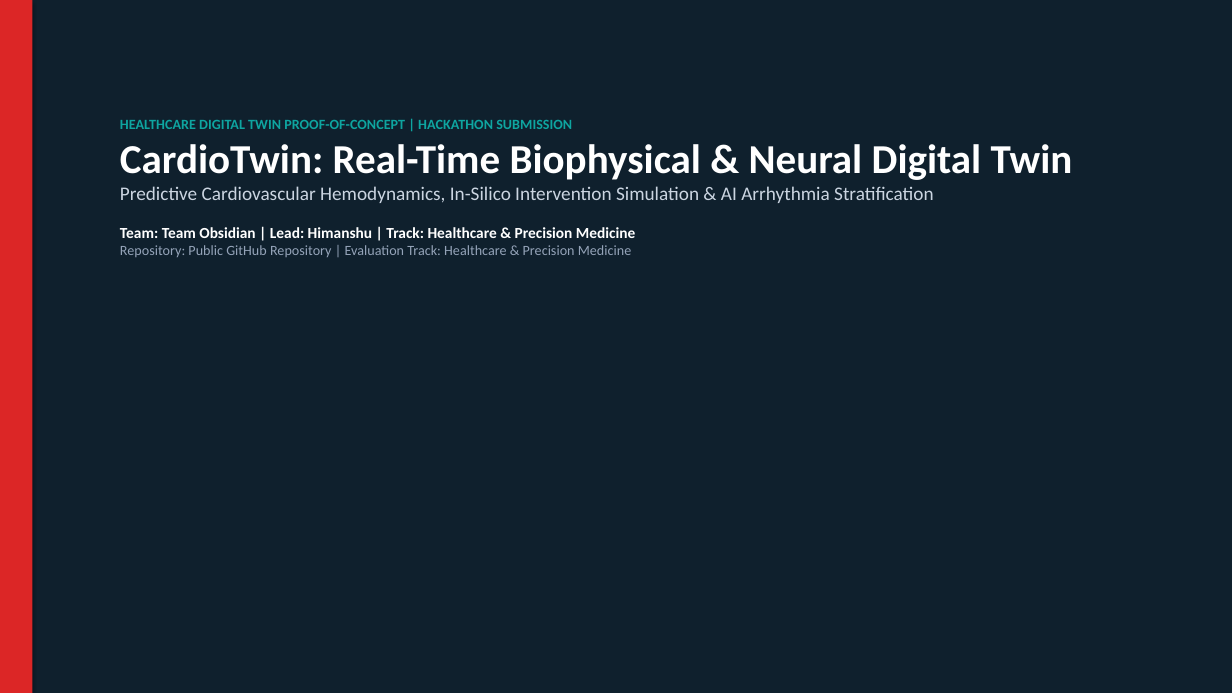
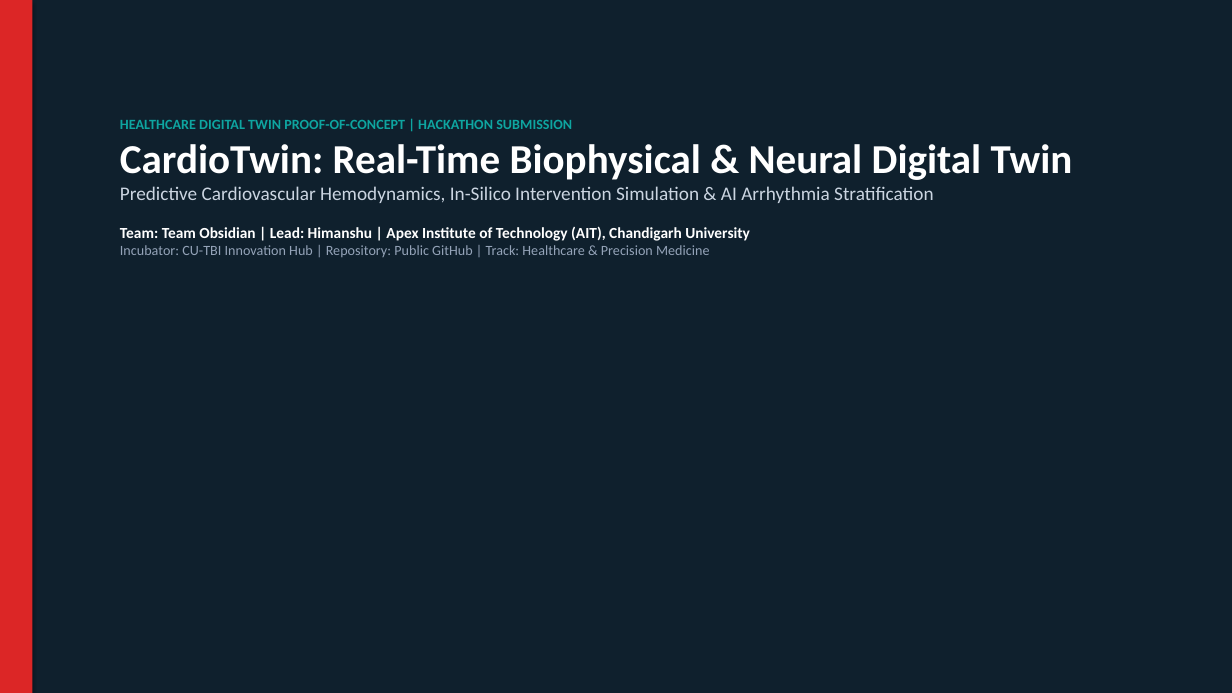
Before and after one commit to himanshumittal1439/cardiotwin-ai, a slide deck: slide 1 of assets/CardioTwin_Submission_Deck.pptx. Drawn at 1232x693 pixels with LibreOffice and Linux fonts; fonts in the diff are those of the drawing. Boxes give left, top, right and bottom in pixels: in the first picture for what was removed or moved away, otherwise in the second. Text is boxed around its words. In the diff, an @@ line names an element or a change of style, - is before the commit and + after.

Commit message:
Update institution details: Apex Institute of Technology (AIT), Chandigarh University

```diff
--- a/assets/CardioTwin_Submission_Deck.pptx
+++ b/assets/CardioTwin_Submission_Deck.pptx
@@ text at [120, 226, 750, 257]: text changed @@
-Team: Team Obsidian | Lead: Himanshu | Track: Healthcare & Precision Medicine
-Repository: Public GitHub Repository | Evaluation Track: Healthcare & Precision Medicine
+Team: Team Obsidian | Lead: Himanshu | Apex Institute of Technology (AIT), Chandigarh University
+Incubator: CU-TBI Innovation Hub | Repository: Public GitHub | Track: Healthcare & Precision Medicine
```
Also in this commit, not shown: 1 other slide changed, 2 other files.
